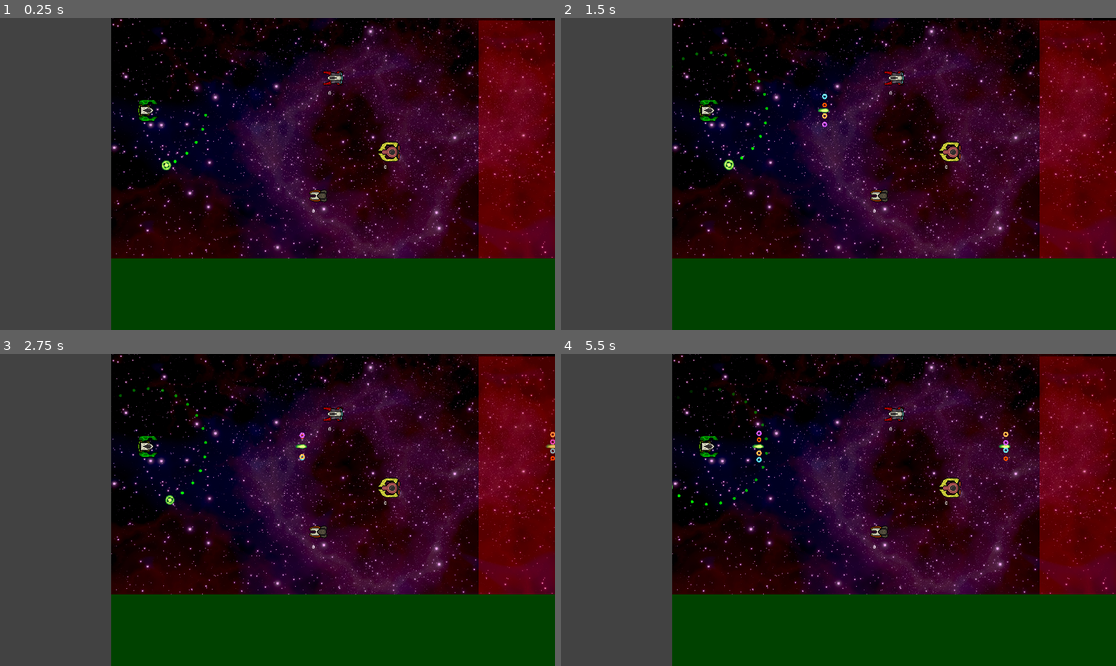
Above: before the commit, frames 1-4 (two rows, left to right).
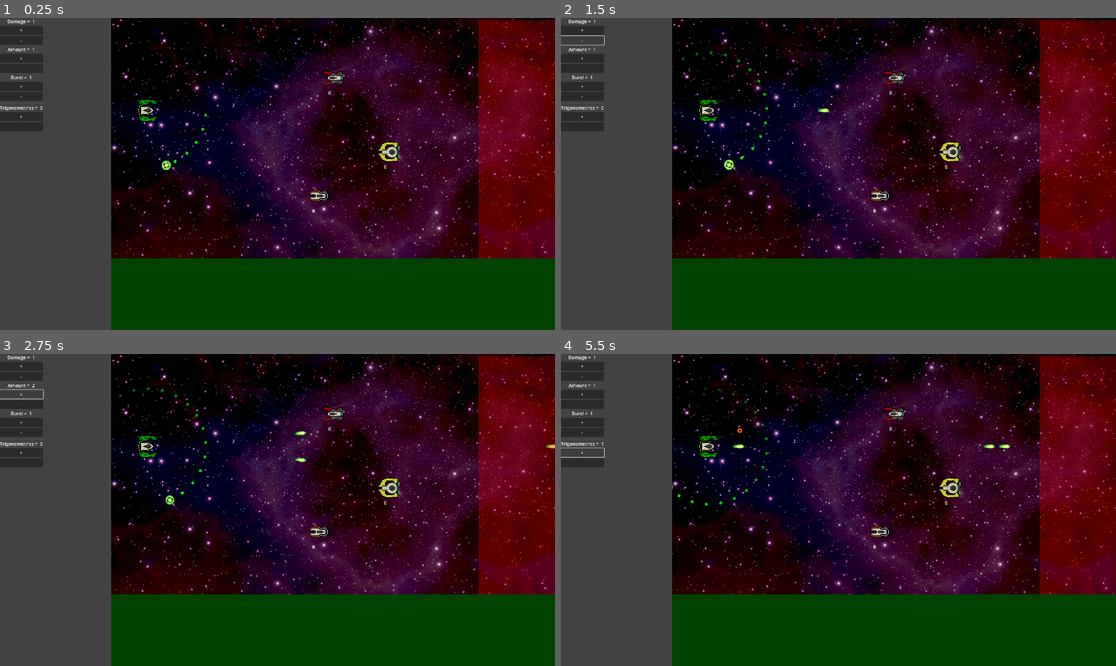
Above: after the commit, the same moments.

Repository: JD-909/function_ship_git
Game: Godot game, scene res://Scenes/main.tscn
Two runs of this game, one before a commit and one after it. Both use one fixed random seed, a clock stepped at 60 frames per second and the inputs below.
Inputs (mouse positions are in pixels of both pictures, inside the frame that each line leads up to):
- Up to frame 1 (0.25 s): no input
- Up to frame 2 (1.5 s): click (583, 30) at 0.5 s, where only the run after the commit has a clickable "+"; click (583, 39) at 1.25 s, where only the run after the commit has a clickable "-"
- Up to frame 3 (2.75 s): click (22, 394) at 2 s, where only the run after the commit has a clickable "+"
- Up to frame 4 (5.5 s): click (583, 403) at 2.75 s, where only the run after the commit has a clickable "-"; click (583, 422) at 3.5 s, where only the run after the commit has a clickable "+"; click (583, 432) at 4.25 s, where only the run after the commit has a clickable "-"; click (583, 453) at 5 s, where only the run after the commit has a clickable "+"

The runs differ from the first frame. In frame 1, 0.2% of the frame differs, in the area x 0-72%, y 0-60%; in frame 2, 0.4%; in frame 3, 0.5%; in frame 4, 0.5%, in the area x 0-81%, y 0-60%.

Commit message:
can edit stats now

Diff:
--- a/functionship/Scenes/Enemies/enemyDummy2.tscn
+++ b/functionship/Scenes/Enemies/enemyDummy2.tscn
@@ -35,7 +35,6 @@
 [node name="Wings" type="Sprite2D" parent="Spritesheet"]
 modulate = Color(0.995765, 1, 0.318069, 1)
 position = Vector2(-1, 1.42109e-12)
-scale = Vector2(1, 1)
 texture = ExtResource("2_i5mb0")
 flip_v = true
 hframes = 18
@@ -44,17 +43,15 @@
 
 [node name="Thrusters" type="Sprite2D" parent="Spritesheet"]
 position = Vector2(-1.53477e-12, -2)
-scale = Vector2(1, 1)
 texture = ExtResource("2_i5mb0")
 flip_v = true
 hframes = 18
 vframes = 10
-frame = 98
+frame = 92
 
 [node name="Cockpit" type="Sprite2D" parent="Spritesheet"]
-scale = Vector2(1, 1)
 texture = ExtResource("2_i5mb0")
 flip_v = true
 hframes = 18
 vframes = 10
-frame = 26
+frame = 32
--- a/functionship/Scenes/Enemies/enemyDummy3.tscn
+++ b/functionship/Scenes/Enemies/enemyDummy3.tscn
@@ -11,6 +11,7 @@
 script = ExtResource("1_f73ht")
 
 [node name="CollisionShape2D" type="CollisionShape2D" parent="."]
+position = Vector2(8, 0)
 scale = Vector2(1.2, 1.2)
 shape = SubResource("RectangleShape2D_ass6u")
 
@@ -33,26 +34,23 @@
 
 [node name="Wings" type="Sprite2D" parent="Spritesheet"]
 modulate = Color(1, 0.898039, 0, 1)
-scale = Vector2(1, 1)
 texture = ExtResource("2_be071")
 flip_v = true
 hframes = 18
 vframes = 10
 frame = 60
 
+[node name="Thrusters" type="Sprite2D" parent="Spritesheet"]
+position = Vector2(0, -2)
+texture = ExtResource("2_be071")
+flip_v = true
+hframes = 18
+vframes = 10
+frame = 93
+
 [node name="Cockpit" type="Sprite2D" parent="Spritesheet"]
-scale = Vector2(1, 1)
 texture = ExtResource("2_be071")
 flip_v = true
 hframes = 18
 vframes = 10
 frame = 31
-
-[node name="Thrusters" type="Sprite2D" parent="Spritesheet"]
-position = Vector2(7.62937e-07, -7.62943e-07)
-scale = Vector2(1, 1)
-texture = ExtResource("2_be071")
-flip_v = true
-hframes = 18
-vframes = 10
-frame = 97
--- a/functionship/Scenes/Player/ship.gd
+++ b/functionship/Scenes/Player/ship.gd
@@ -7,15 +7,13 @@
 @export var burst : int = 1
 @export var fireRate : float = 1
 @export var spreadAngle : float = TAU/36												#siendo TAU=2*PI=360 grados y TAU/36=10 grados
-@export var bulletArray : Array[Resource] = [Globals.linearBulletResource]
+@export var bulletArraySize : int = 1
 
 var initialAngle : float
+var bulletArray : Array[Resource] = [Globals.linearBulletResource,Globals.sineBulletResource,Globals.cosineBulletResource,Globals.negSineBulletResource,Globals.negCosineBulletResource]
 
 func _ready() -> void:
-	bulletArray.append(Globals.sineBulletResource)
-	bulletArray.append(Globals.cosineBulletResource)
-	bulletArray.append(Globals.negSineBulletResource)
-	bulletArray.append(Globals.negCosineBulletResource)
+	print(bulletArray)
 	$ShootTimer.wait_time = 1.0/(fireRate)
 	initialAngle = (spreadAngle/2)*(amount-1)
 	$OrbitalWeapon.orbitDamage = damage
@@ -34,10 +32,36 @@
 	shoot()
 	$ShootTimer.stop()
 
+#STATS EDITORS:
+#DMG
+func increase_damage(scalar: float) -> void:
+	if damage+scalar >= 1:
+		damage = damage + scalar
+		$OrbitalWeapon.orbitDamage = damage
+		$"../UI/VBoxContainer/Damage/Number".text = str(damage)
+
+#AMnT
+func increase_amount(scalar: int) -> void:
+	if amount+scalar >= 0:
+		amount = amount + scalar
+		initialAngle = (spreadAngle/2)*(amount-1)
+		$"../UI/VBoxContainer/Amount/Number".text = str(amount)
+
+#BRST
+func increase_burst(scalar: int) -> void:
+	if burst+scalar >= 1:
+		burst = burst + scalar
+		$"../UI/VBoxContainer/Burst/Number".text = str(burst)
+
+#TRIG
+func level_up_trig(scalar: int) -> void:
+	if bulletArraySize+scalar >= 1 and bulletArraySize+scalar <= 5:
+		bulletArraySize = bulletArraySize + scalar
+		$"../UI/VBoxContainer/Trigonometrics/Number".text = str(bulletArraySize-1)
 
 func shoot() -> void:
 	for n in burst:
-		for i in bulletArray.size():												#todas las balas a disparar
+		for i in bulletArraySize:												#todas las balas a disparar
 			var actualBullet : Resource = bulletArray[i]
 
 			if i==0 :
--- a/functionship/Scenes/main.gd
+++ b/functionship/Scenes/main.gd
@@ -3,3 +3,34 @@
 func _physics_process(delta: float) -> void:
 	if Input.is_action_just_pressed("ESC"):
 		get_tree().quit()
+
+
+#Damage edit
+func _on_more_damage_pressed() -> void:
+	$Ship.increase_damage(1)
+
+func _on_less_damage_pressed() -> void:
+	$Ship.increase_damage(-1)
+
+
+#Amount edit
+func _on_more_amount_pressed() -> void:
+	$Ship.increase_amount(1)
+
+func _on_less_amount_pressed() -> void:
+	$Ship.increase_amount(-1)
+
+
+#Burst edit
+func _on_more_burst_pressed() -> void:
+	$Ship.increase_burst(1)
+
+func _on_less_burst_pressed() -> void:
+	$Ship.increase_burst(-1)
+
+#Trigonometrics
+func _on_more_trig_pressed() -> void:
+	$Ship.level_up_trig(1)
+
+func _on_less_trig_pressed() -> void:
+	$Ship.level_up_trig(-1)
--- a/functionship/Scenes/main.tscn
+++ b/functionship/Scenes/main.tscn
@@ -115,8 +115,107 @@
 offset_bottom = 1080.0
 color = Color(6.61798e-07, 0.260467, 2.40654e-08, 1)
 
+[node name="VBoxContainer" type="VBoxContainer" parent="UI"]
+layout_mode = 0
+offset_right = 40.0
+offset_bottom = 40.0
+size_flags_horizontal = 4
+size_flags_vertical = 4
+
+[node name="Damage" type="HBoxContainer" parent="UI/VBoxContainer"]
+layout_mode = 2
+size_flags_horizontal = 4
+
+[node name="Label" type="Label" parent="UI/VBoxContainer/Damage"]
+layout_mode = 2
+text = "Damage = "
+
+[node name="Number" type="Label" parent="UI/VBoxContainer/Damage"]
+layout_mode = 2
+text = "1"
+
+[node name="MoreDamage" type="Button" parent="UI/VBoxContainer"]
+layout_mode = 2
+text = "+"
+
+[node name="LessDamage" type="Button" parent="UI/VBoxContainer"]
+layout_mode = 2
+text = "-"
+
+[node name="Amount" type="HBoxContainer" parent="UI/VBoxContainer"]
+layout_mode = 2
+size_flags_horizontal = 4
+
+[node name="Label" type="Label" parent="UI/VBoxContainer/Amount"]
+layout_mode = 2
+text = "Amount = "
+
+[node name="Number" type="Label" parent="UI/VBoxContainer/Amount"]
+layout_mode = 2
+text = "1"
+
+[node name="MoreAmount" type="Button" parent="UI/VBoxContainer"]
+layout_mode = 2
+text = "+"
+
+[node name="LessAmount" type="Button" parent="UI/VBoxContainer"]
+layout_mode = 2
+text = "-"
+
+[node name="Burst" type="HBoxContainer" parent="UI/VBoxContainer"]
+layout_mode = 2
+size_flags_horizontal = 4
+
+[node name="Label" type="Label" parent="UI/VBoxContainer/Burst"]
+layout_mode = 2
+text = "Burst = "
+
+[node name="Number" type="Label" parent="UI/VBoxContainer/Burst"]
+layout_mode = 2
+text = "1"
+
+[node name="MoreBurst" type="Button" parent="UI/VBoxContainer"]
+layout_mode = 2
+text = "+"
+
+[node name="LessBurst" type="Button" parent="UI/VBoxContainer"]
+layout_mode = 2
+text = "-"
+
+[node name="HSeparator" type="HSeparator" parent="UI/VBoxContainer"]
+layout_mode = 2
+
+[node name="Trigonometrics" type="HBoxContainer" parent="UI/VBoxContainer"]
+layout_mode = 2
+size_flags_horizontal = 4
+
+[node name="Label" type="Label" parent="UI/VBoxContainer/Trigonometrics"]
+layout_mode = 2
+text = "Trigonometrics = "
+
+[node name="Number" type="Label" parent="UI/VBoxContainer/Trigonometrics"]
+layout_mode = 2
+text = "0"
+
+[node name="MoreTrig" type="Button" parent="UI/VBoxContainer"]
+layout_mode = 2
+text = "+"
+
+[node name="LessTrig" type="Button" parent="UI/VBoxContainer"]
+layout_mode = 2
+text = "-"
+
 [node name="Enemy" parent="." instance=ExtResource("5_7762o")]
 position = Vector2(1344, 464)
 
 [node name="Enemy2" parent="." instance=ExtResource("6_ux0l4")]
 position = Vector2(1096, 616)
+
+[connection signal="pressed" from="UI/VBoxContainer/MoreDamage" to="." method="_on_more_damage_pressed"]
+[connection signal="pressed" from="UI/VBoxContainer/LessDamage" to="." method="_on_less_damage_pressed"]
+[connection signal="pressed" from="UI/VBoxContainer/MoreAmount" to="." method="_on_more_amount_pressed"]
+[connection signal="pressed" from="UI/VBoxContainer/LessAmount" to="." method="_on_less_amount_pressed"]
+[connection signal="pressed" from="UI/VBoxContainer/MoreBurst" to="." method="_on_more_burst_pressed"]
+[connection signal="pressed" from="UI/VBoxContainer/LessBurst" to="." method="_on_less_burst_pressed"]
+[connection signal="pressed" from="UI/VBoxContainer/MoreTrig" to="." method="_on_more_trig_pressed"]
+[connection signal="pressed" from="UI/VBoxContainer/LessTrig" to="." method="_on_less_trig_pressed"]
Binary file added: functionship/Sprites/Backgrounds/gridScreen.png
Not shown, added: functionship/Sprites/Backgrounds/gridScreen.png.import
Not shown, added: functionship/Sprites/ProyectileSprites/gridSpace3.avif
Not shown, added: functionship/Sprites/gridSpace3.avif
